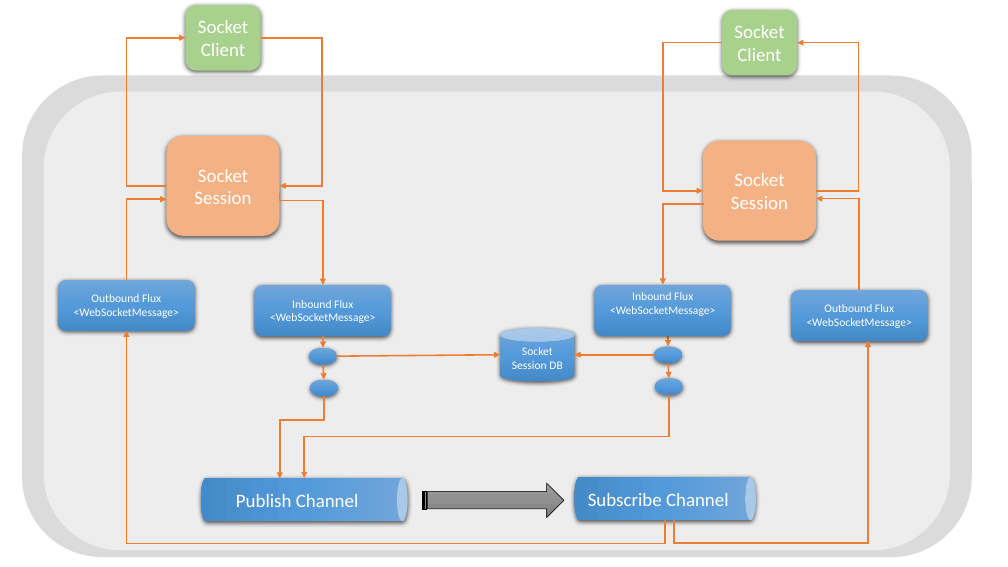
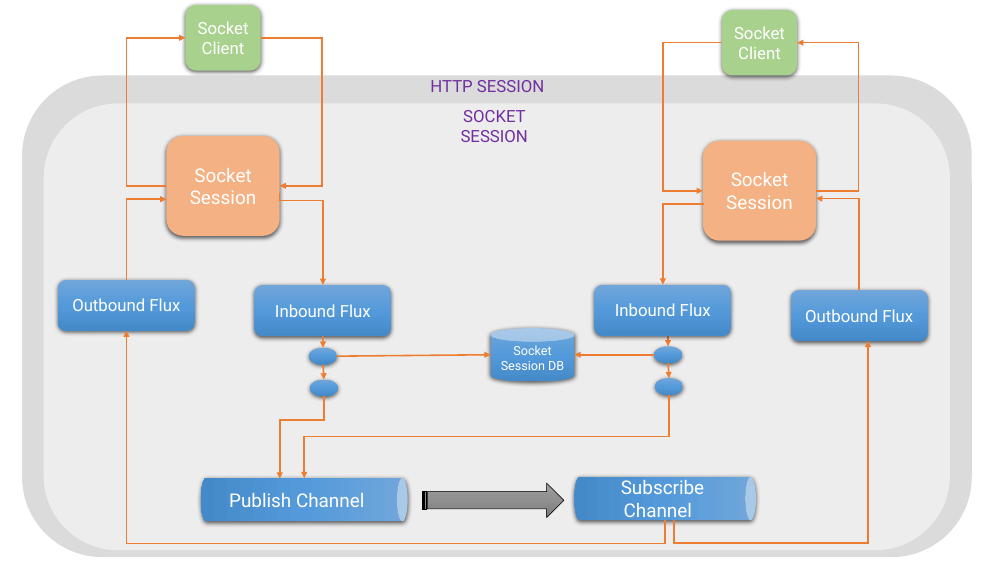
Before and after one commit to kapilraina/websockets, a slide deck: slide 9 of designs.pptx. Drawn at 1008x567 pixels with LibreOffice and Linux fonts; fonts in the diff are those of the drawing. Boxes give left, top, right and bottom in pixels: in the first picture for what was removed or moved away, otherwise in the second. Text is boxed around its words. In the diff, an @@ line names an element or a change of style, - is before the commit and + after.

```diff
--- a/designs.pptx
+++ b/designs.pptx
@@ rounded rectangle "Socket Client" at [185, 5, 261, 71]: size 18 to 16 pt, font Calibri to Roboto @@
@@ rounded rectangle "Socket Client" at [722, 10, 798, 76]: size 18 to 16 pt, font Calibri to Roboto @@
@@ pill shape added at [415, 77, 560, 95], 16 pt, text #7030A0 @@
+HTTP SESSION
@@ rounded rectangle: place and size @@
-rounded rectangle at [44, 91, 951, 551]
+rounded rectangle at [44, 104, 951, 551]
@@ pill shape added at [414, 116, 575, 136], 16 pt, text #7030A0 @@
+SOCKET SESSION
@@ text in rounded rectangle at [72, 298, 180, 311]: text changed; size 11 to 16 pt; font Calibri to Roboto @@
-Outbound Flux <WebSocketMessage>
+Outbound Flux
@@ text in rounded rectangle at [275, 304, 371, 317]: text changed; size 11 to 16 pt; font Calibri to Roboto @@
-Inbound Flux <WebSocketMessage>
+Inbound Flux
@@ cylinder "Socket Session DB": place and size @@
-cylinder "Socket Session DB" at [501, 328, 575, 381]
+cylinder "Socket Session DB" at [491, 328, 575, 381]
@@ cylinder "Socket Session DB" at [491, 328, 575, 381]: size 11 to 12 pt, font Calibri to Roboto @@
@@ text in rounded rectangle at [615, 303, 711, 316]: text changed; size 11 to 16 pt; font Calibri to Roboto @@
-Inbound Flux <WebSocketMessage>
+Inbound Flux
@@ text in rounded rectangle at [805, 309, 913, 322]: text changed; size 11 to 16 pt; font Calibri to Roboto @@
-Outbound Flux <WebSocketMessage>
+Outbound Flux
@@ arrow moved from (337, 356) - (501, 355) to (337, 356) - (491, 355) @@
@@ font Calibri to Roboto in 4 elements at [166, 136, 280, 236], [201, 478, 408, 521], [703, 141, 817, 240], [574, 478, 756, 521] @@
```
Also in this commit, not shown: 3 other slides changed, 9 other files.
